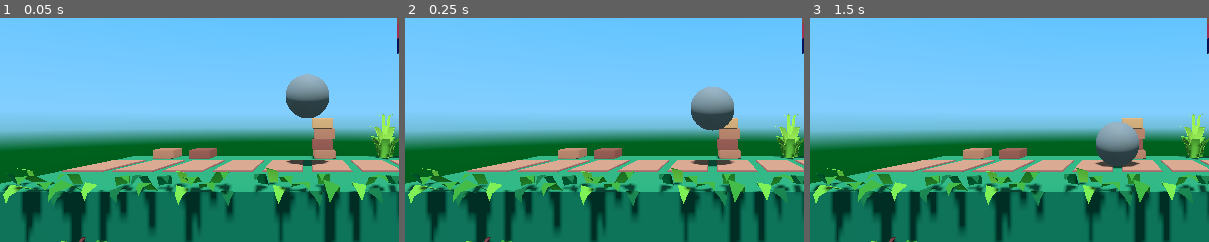
Above: before the commit, frames 1-3 (left to right).
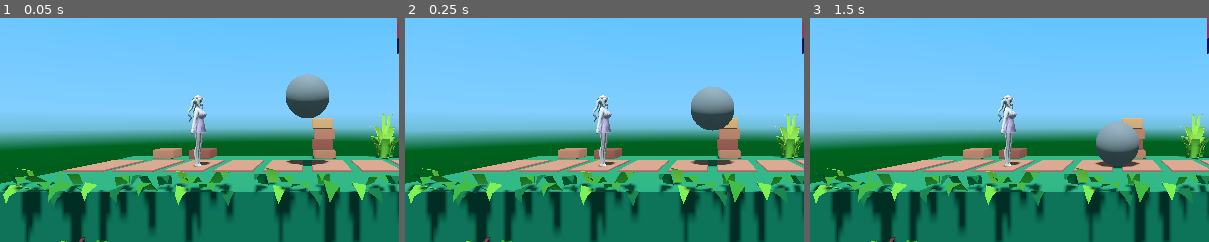
Above: after the commit, the same moments.

Repository: KoB-Kirito/nsfw-minijam-6
Game: Godot game, scene res://Level/Testlevel.tscn
The game is run twice, just before and just after one commit, with the same random seed, the same clock (stepped at 60 frames per second) and the same inputs.
Inputs:
- Up to frame 1 (0.05 s): no input
- Up to frame 2 (0.25 s): no input
- Up to frame 3 (1.5 s): tap Enter at 1.25 s
The pictures show only the part of the screen within x 12-61%, y 27-77%; the shares and areas given below are measured in that part.

The runs differ from the first frame. In frame 1, 0.8% of the frame differs, in the area x 47-53%, y 34-67%; in frame 2, 0.8%; in frame 3, 0.8%.

Commit message:
Dummy Char für Main Charakter importiert

Diff:
--- a/Level/Testlevel.tscn
+++ b/Level/Testlevel.tscn
@@ -1,7 +1,8 @@
-[gd_scene load_steps=11 format=3 uid="uid://d1it5tbiaxv8a"]
+[gd_scene load_steps=12 format=3 uid="uid://d1it5tbiaxv8a"]
 
 [ext_resource type="MeshLibrary" uid="uid://dfv7wbqvrkh0g" path="res://Libs/Lib_Terrain.tres" id="1_rwoem"]
 [ext_resource type="Material" uid="uid://8be2olkul00i" path="res://Materials/Mat_LevelGrid.tres" id="2_bi5ae"]
+[ext_resource type="PackedScene" uid="uid://c2723v3g720sw" path="res://Imports/Dummy/Chibi2.gltf" id="3_dv85o"]
 
 [sub_resource type="SphereMesh" id="SphereMesh_wtyy0"]
 
@@ -64,3 +65,6 @@
 
 [node name="WorldEnvironment" type="WorldEnvironment" parent="."]
 environment = SubResource("Environment_a0wee")
+
+[node name="Chibi" parent="." instance=ExtResource("3_dv85o")]
+transform = Transform3D(-4.37114e-08, 0, 1, 0, 1, 0, -1, 0, -4.37114e-08, -2.4156, 1, 1.11583)
Binary file added: Imports/Dummy/Body-Albedo.png
Not shown, added: Imports/Dummy/Body-Albedo.png.import
Binary file added: Imports/Dummy/Chibi2.bin
Not shown, added: Imports/Dummy/Chibi2.gltf
Not shown, added: Imports/Dummy/Chibi2.gltf.import
Binary file added: Imports/Dummy/Haare-Albedo.png
Not shown, added: Imports/Dummy/Haare-Albedo.png.import
Binary file added: Imports/Dummy/Multires-AO.png
Not shown, added: Imports/Dummy/Multires-AO.png.import
Binary file added: Imports/Dummy/Multires-Normal.png
Not shown, added: Imports/Dummy/Multires-Normal.png.import
Binary file added: Imports/Dummy/Negligee-Alpha.png
(and 6 more such lines)
